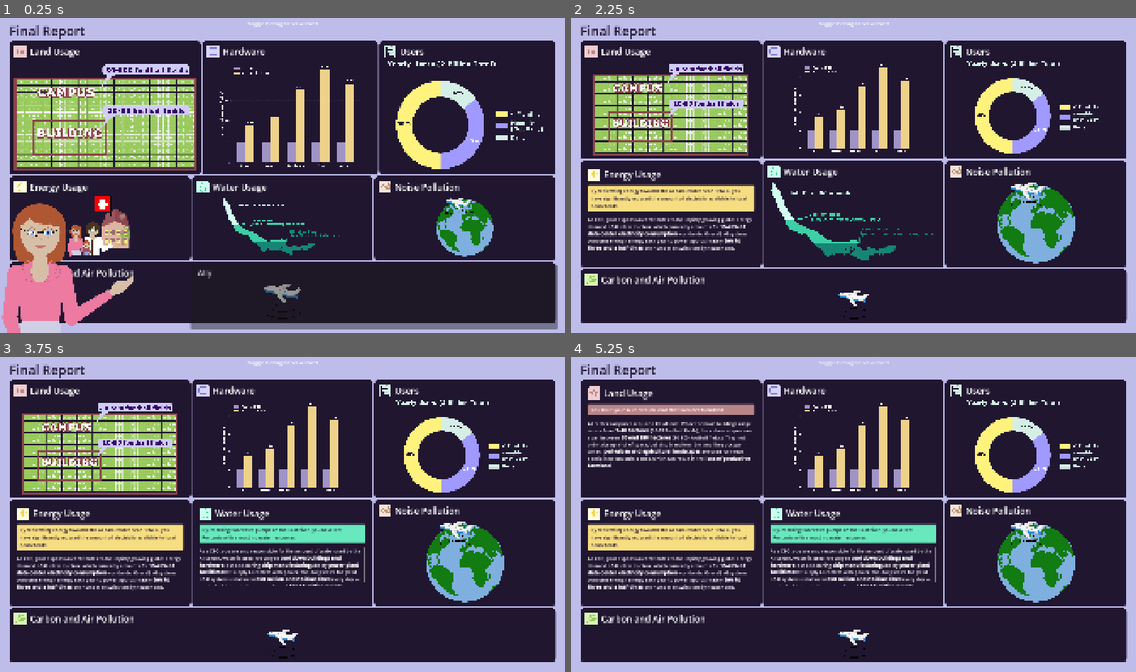
Above: before the commit, frames 1-4 (two rows, left to right).
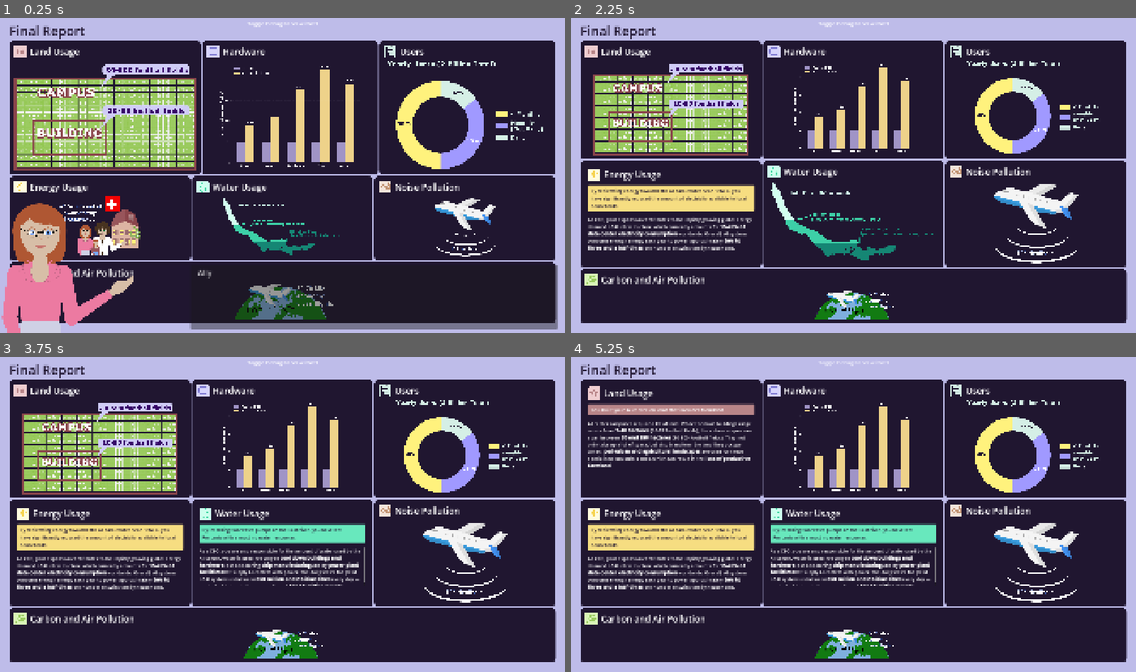
Above: after the commit, the same moments.

Repository: krishna3960/EducationTechnology
Game: Godot game, scene res://Scenes/DashboardStage.tscn
Same seed, same stepped clock (60 frames per second), same inputs: the game is played once before the commit and once after it. This scene is started directly instead of the project's main scene. The engine's default icon, where the game draws it, is replaced by a stand-in: a white triangle on a blue panel in a dark square.
Inputs (mouse positions are in pixels of both pictures, inside the frame that each line leads up to):
- Up to frame 1 (0.25 s): no input
- Up to frame 2 (2.25 s): tap Enter (ui_accept) at 0.5, 0.77, 2 s; move the mouse to (977, 159) at 0.52 s; hold D (move_right) 0.53-1.25 s; click (977, 159) at 0.67 s; click "Understood" at 1.25 s; drag from (740, 191) to (825, 238) at 2.02 s
- Up to frame 3 (3.75 s): tap Enter (ui_accept) at 2.75, 3.5 s; move the mouse to (339, 442) at 2.77 s; hold D (move_right) 2.78-3.5 s; drag from (254, 577) to (113, 464) at 3.52 s
- Up to frame 4 (5.25 s): tap Enter (ui_accept) at 4.25, 4.52, 5 s; move the mouse to (1023, 561) at 4.27 s; hold A (move_left) 4.28-5 s; drag from (684, 464) to (768, 432) at 5.02 s

The runs differ from the first frame. In frame 1, 4.3% of the frame differs, in the area x 10-88%, y 56-96%; in frame 2, 3.8%; in frame 3, 3.8%; in frame 4, 3.8%.

Commit message:
Update images, switch image 6 and 7

Diff:
--- a/educational-game/Scenes/DashboardStage.tscn
+++ b/educational-game/Scenes/DashboardStage.tscn
@@ -114,8 +114,8 @@
 p3_cover = ExtResource("6_nmupo")
 p4_cover = ExtResource("5_ssfx3")
 p5_cover = ExtResource("6_kh86l")
-p6_cover = ExtResource("7_5sflr")
-p7_cover = ExtResource("8_fsoio")
+p6_cover = ExtResource("8_fsoio")
+p7_cover = ExtResource("7_5sflr")
 
 [node name="CanvasLayer" type="CanvasLayer" parent="." unique_id=614214521]
 
Binary file changed: educational-game/Assets/scene_png/airplane_and_world.png
Not shown, changed: educational-game/Assets/scene_png/airplane_and_world.png.import
Binary file changed: educational-game/Assets/scene_png/airplane_sound.png
Binary file changed: educational-game/Assets/scene_png/swiss_household_3.png
